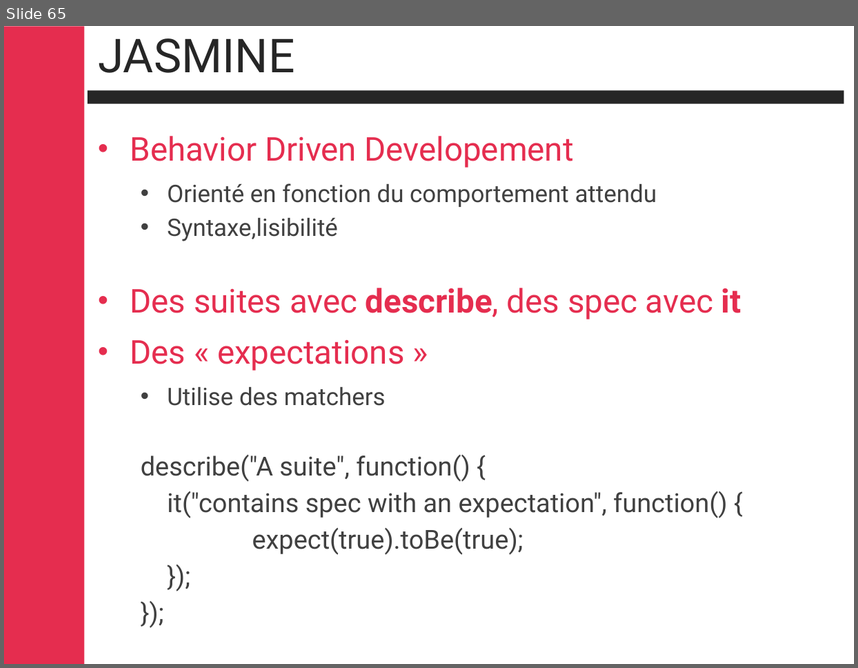
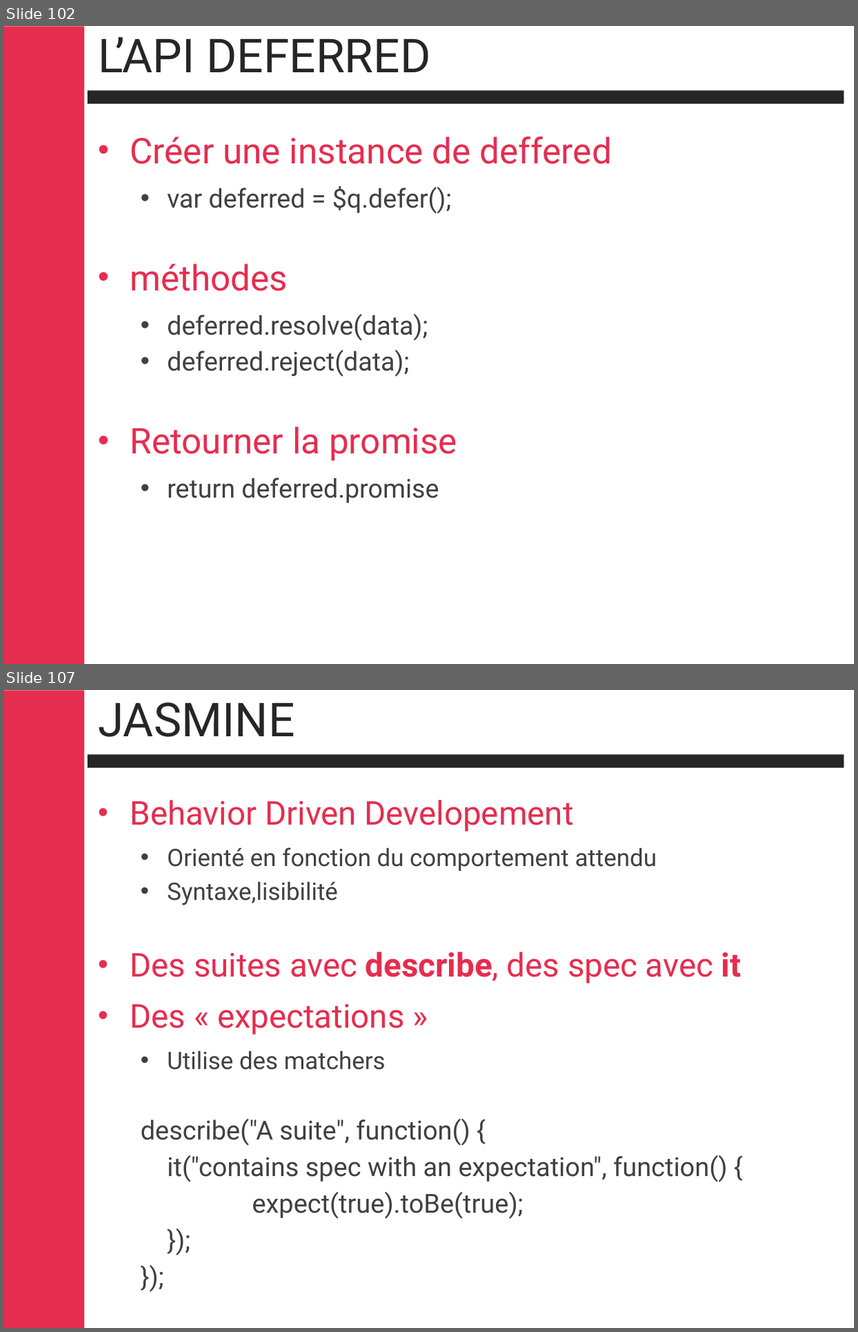
Before and after one commit to cbalit/handson-angular, a slide deck: Angular.pptx. Shown one above the other, each under a label of ours: slide 65 before the commit, slides 102 and 107 after it; the slides between them are not shown. The pictures are 858x668 and 858x1332 pixels, drawn with LibreOffice and Linux fonts; fonts in the diff are those of the drawing; background and template pictures are left out. Boxes give left, top, right and bottom in pixels: in the first picture for what was removed or moved away, otherwise in the second. Text is boxed around its words. In the diff, an @@ line names an element or a change of style, - is before the commit and + after.

```diff
--- a/Angular.pptx
+++ b/Angular.pptx
@@ slide 102 added at (x1=4, y1=26, x2=854, y2=664), background #FFFFFF; not listed: 2 template elements that a slide beside it also shows @@
@@ title added at (x1=98, y1=37, x2=430, y2=72), 39.6 pt, text #262626 @@
+L’API DEFERRED
@@ text added at (x1=130, y1=136, x2=612, y2=503), 22 pt, text #404040 @@
+• Créer une instance de deffered
+  • var deferred = $q.defer();
+• méthodes
+  • deferred.resolve(data);
+  • deferred.reject(data);
+• Retourner la promise
+  • return deferred.promise
@@ what was slide 65 is now slide 107 @@
```
Also in this commit, not shown: 24 slides changed, 56 other slides added, 14 slides removed.
